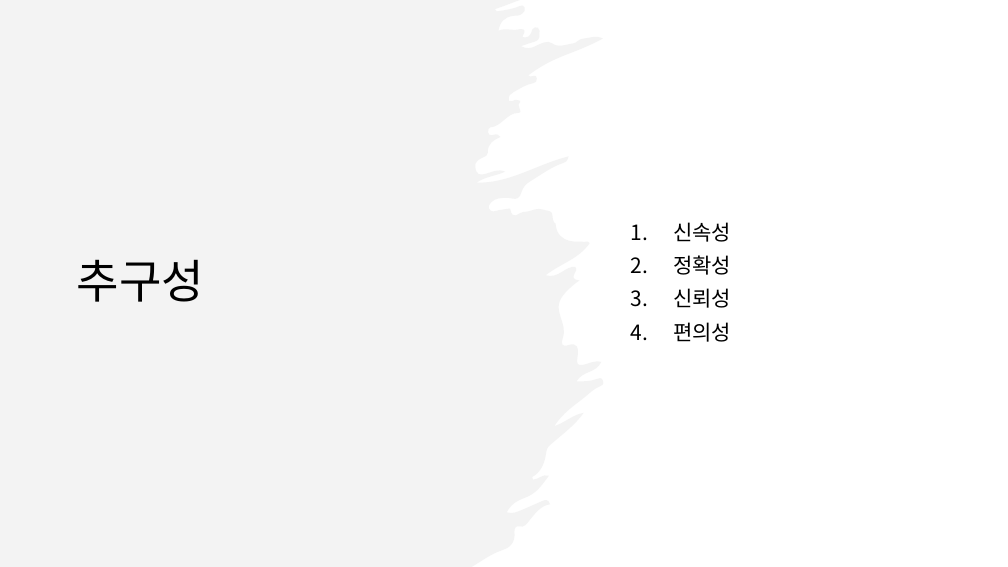
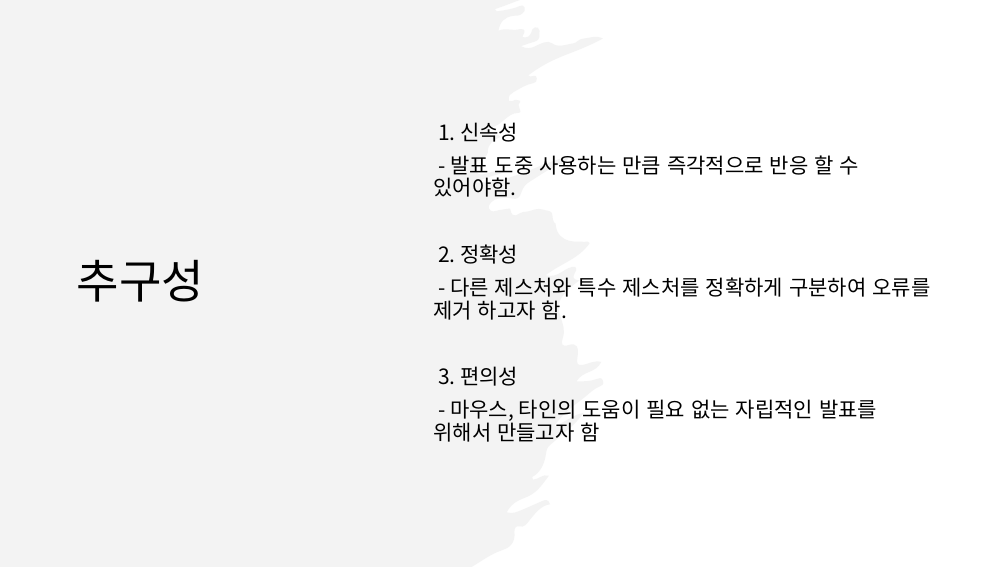
Before and after one commit to juhwonee/open_project, a slide deck: slide 3 of MinsooKang/오픈소스(대충).pptx (slide 2 before the commit). Drawn at 1008x567 pixels with LibreOffice and Linux fonts; fonts in the diff are those of the drawing. Boxes give left, top, right and bottom in pixels: in the first picture for what was removed or moved away, otherwise in the second. Text is boxed around its words. In the diff, an @@ line names an element or a change of style, - is before the commit and + after.

```diff
--- a/MinsooKang/오픈소스(대충).pptx
+++ b/MinsooKang/오픈소스(대충).pptx
@@ text at bbox=[433, 122, 930, 442]: text changed @@
-1. 신속성
-2. 정확성
-3. 신뢰성
-4. 편의성
+1. 신속성
+- 발표 도중 사용하는 만큼 즉각적으로 반응 할 수 있어야함.
+2. 정확성
+- 다른 제스처와 특수 제스처를 정확하게 구분하여 오류를 제거 하고자 함.
+3. 편의성
+- 마우스, 타인의 도움이 필요 없는 자립적인 발표를 위해서 만들고자 함
```
Also in this commit, not shown: 2 other slides changed, 1 slide added, 8 other files.
